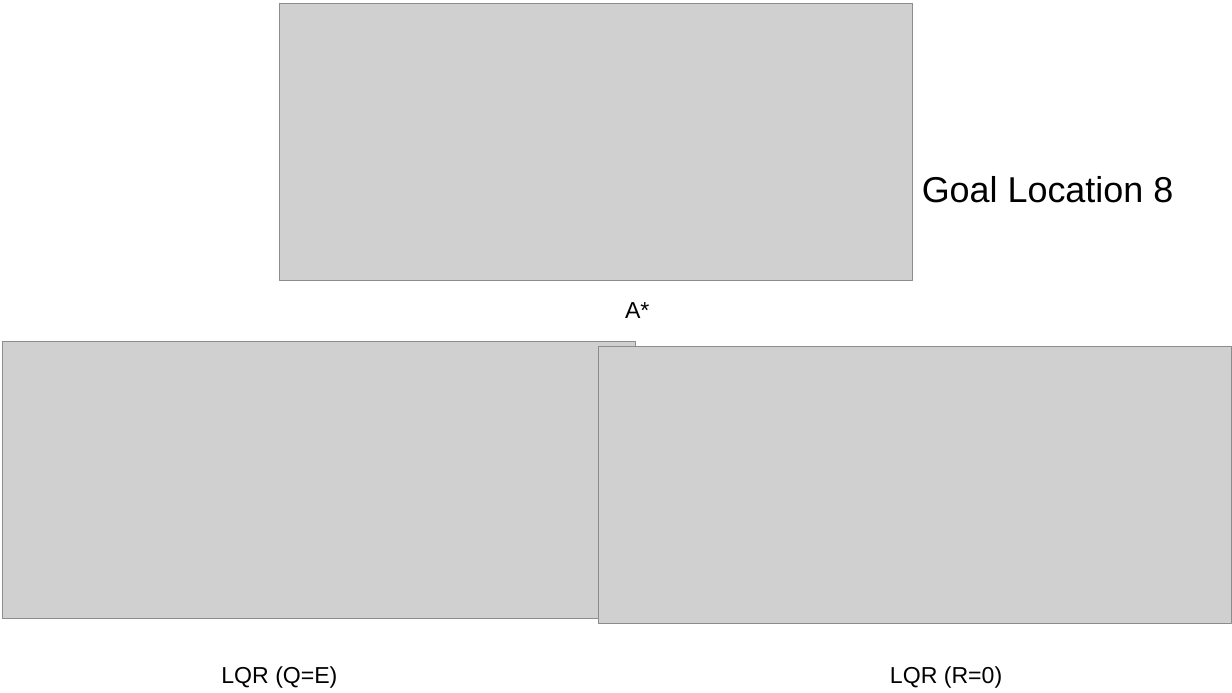
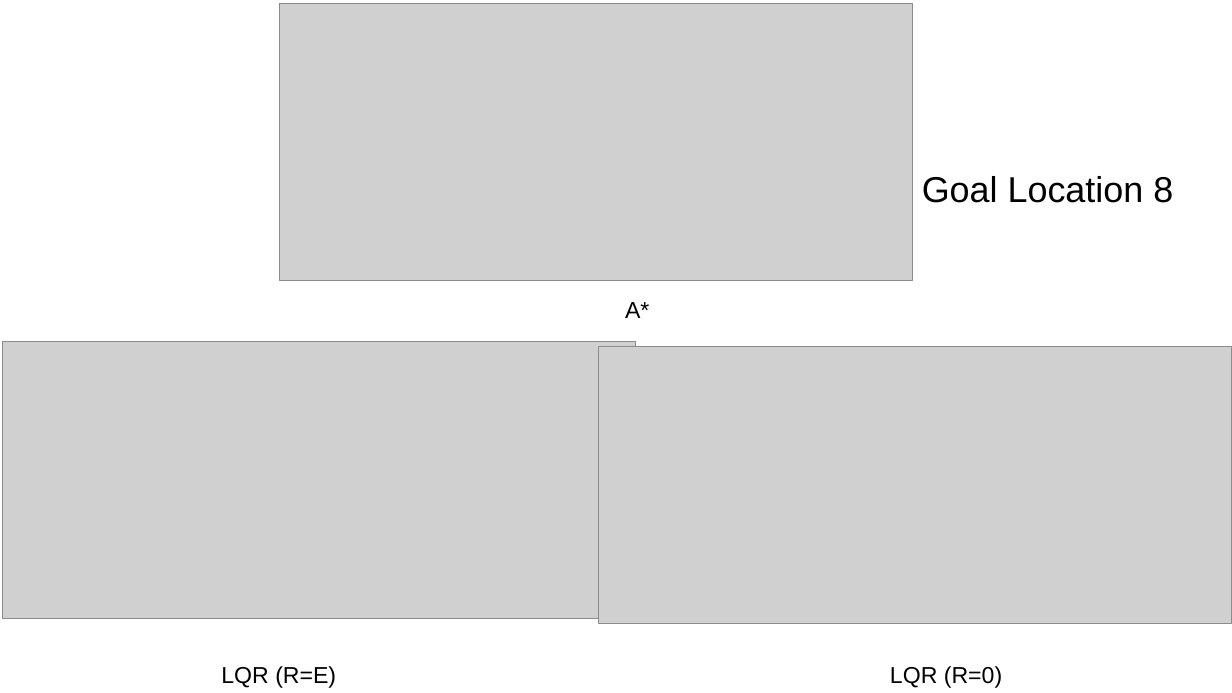
Before and after one commit to ShuoZ9379/t42_hand, a slide deck: slide 5 of zs_sim_robot/meeting_0907/meeting_0907.pptx. Drawn at 1232x693 pixels with LibreOffice and Linux fonts; fonts in the diff are those of the drawing; grey boxes stand for pictures. Boxes give left, top, right and bottom in pixels: in the first picture for what was removed or moved away, otherwise in the second. Text is boxed around its words. In the diff, an @@ line names an element or a change of style, - is before the commit and + after.

```diff
--- a/zs_sim_robot/meeting_0907/meeting_0907.pptx
+++ b/zs_sim_robot/meeting_0907/meeting_0907.pptx
@@ text at [221,666,336,688]: text changed @@
-LQR (Q=E)
+LQR (R=E)
```
Also in this commit, not shown: 4 other slides changed, 2 other files.
